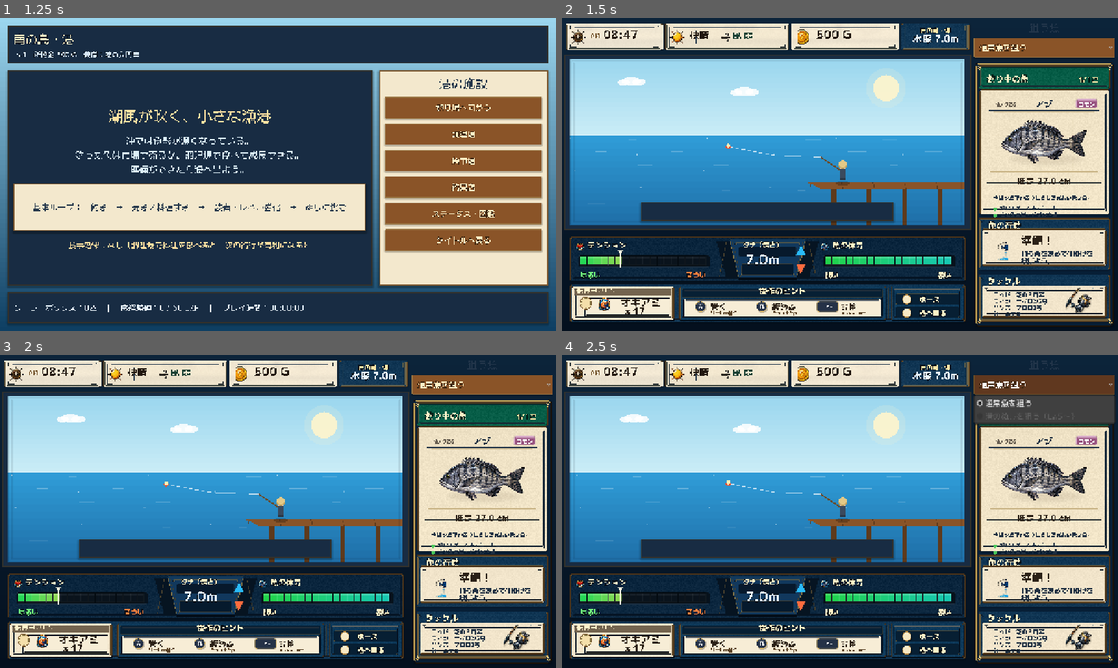
Above: before the commit, frames 1-4 (two rows, left to right).
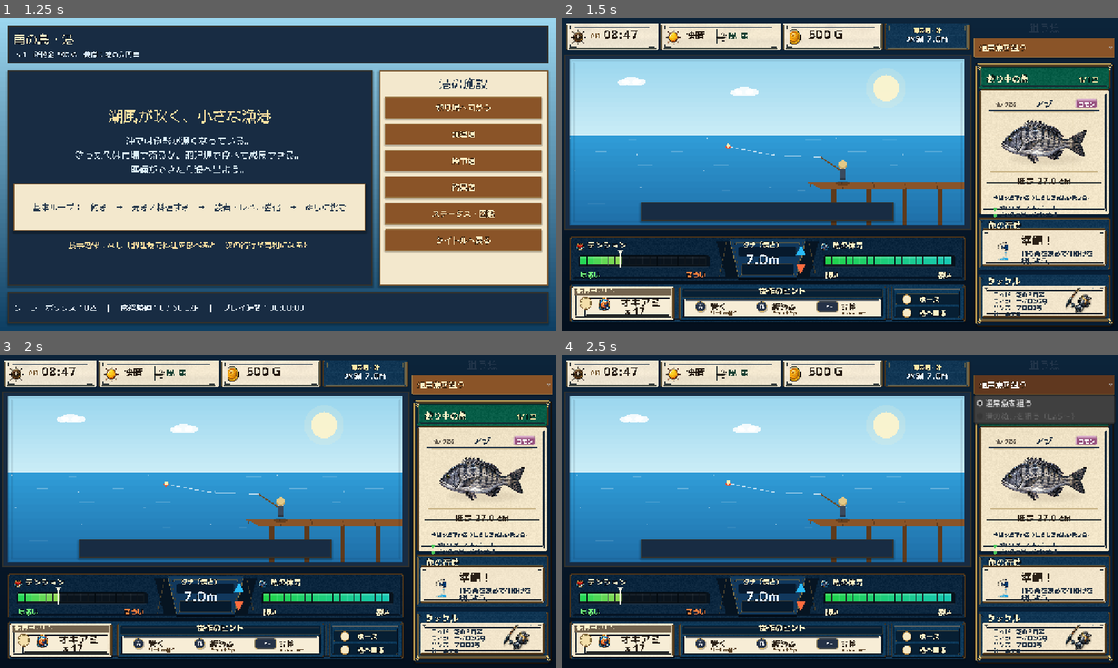
Above: after the commit, the same moments.

Repository: RYUKOU-OKUMURA/tsuri_quest_umi_mvp
Game: Godot game, scene res://scenes/main.tscn
The game is run twice, just before and just after one commit, with the same random seed, the same clock (stepped at 60 frames per second) and the same inputs.
Inputs:
- Up to frame 1 (1.25 s): click "ゲームを始める" at 0.5 s
- Up to frame 2 (1.5 s): click "釣り場へ向かう" at 1.25 s
- Up to frame 3 (2 s): no input
- Up to frame 4 (2.5 s): click "通常魚を狙う" at 2 s

Frame 1 is identical in both runs. In frame 2, 1.3% of the frame differs, in the area x 15-72%, y 1-11%; in frame 3, 1.3%; in frame 4, 1.3%.

Commit message:
Polish underwater fight top status bar

Diff:
--- a/src/ui/components/fight_status_bar.gd
+++ b/src/ui/components/fight_status_bar.gd
@@ -69,10 +69,10 @@
 	var y := rect.position.y + rect.size.y * 0.08
 	var h := rect.size.y * 0.84
 	return [
-		Rect2(rect.position.x + w * 0.000, y, w * 0.245, h),
-		Rect2(rect.position.x + w * 0.245, y, w * 0.310, h),
-		Rect2(rect.position.x + w * 0.555, y, w * 0.270, h),
-		Rect2(rect.position.x + w * 0.825, y, w * 0.175, h),
+		Rect2(rect.position.x + w * 0.000, y, w * 0.235, h),
+		Rect2(rect.position.x + w * 0.235, y, w * 0.300, h),
+		Rect2(rect.position.x + w * 0.535, y, w * 0.250, h),
+		Rect2(rect.position.x + w * 0.785, y, w * 0.215, h),
 	]
 
 
@@ -118,8 +118,8 @@
 
 
 func _draw_centered_dark_slot(font: Font, rect: Rect2, title: String, body: String) -> void:
-	var title_size := 14
-	var body_size := 22
+	var title_size := 13
+	var body_size := 20
 	var title_width := font.get_string_size(title, HORIZONTAL_ALIGNMENT_LEFT, -1, title_size).x
 	var body_width := font.get_string_size(body, HORIZONTAL_ALIGNMENT_LEFT, -1, body_size).x
 	_draw_text_clipped(
@@ -129,7 +129,7 @@
 		title_size,
 		Palette.GOLD_BRIGHT,
 		rect.size.x,
-		3
+		2
 	)
 	_draw_text_clipped(
 		font,
@@ -138,7 +138,7 @@
 		body_size,
 		Color("#eaf6ff"),
 		rect.size.x,
-		3
+		2
 	)
 
 
Binary file changed: assets/showcase/underwater/top_status_frame.png
Not shown, changed: design-qa.md
Not shown, changed: docs/11_underwater_fight_showcase.md
Not shown, added: tools/build_fight_top_status_static_compare.py
Not shown, changed: tools/generate_underwater_ui_frame_assets.py
